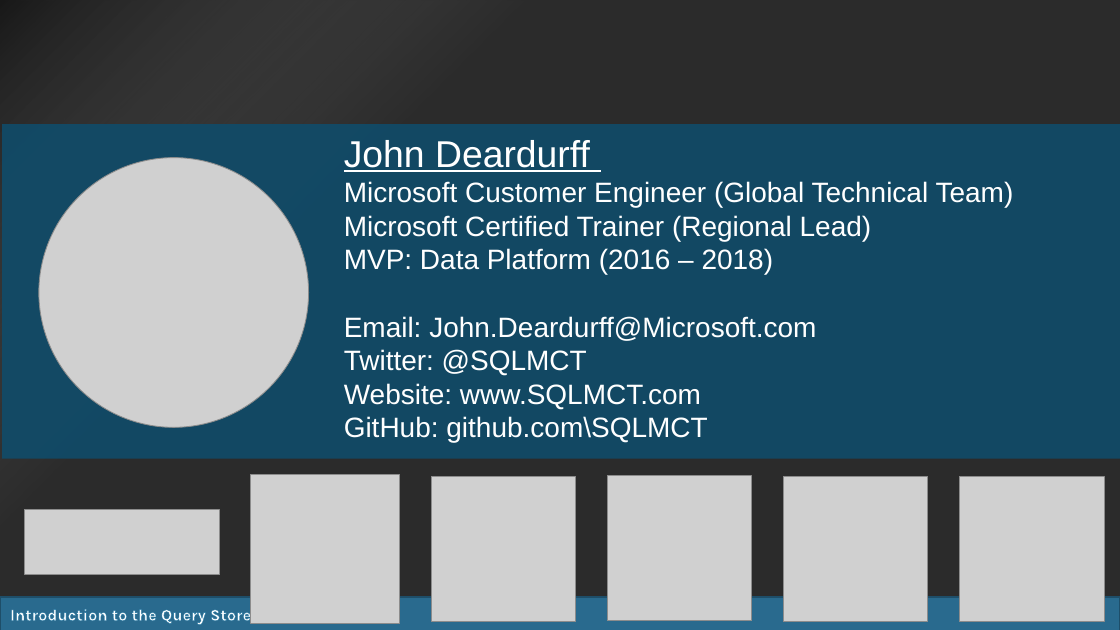
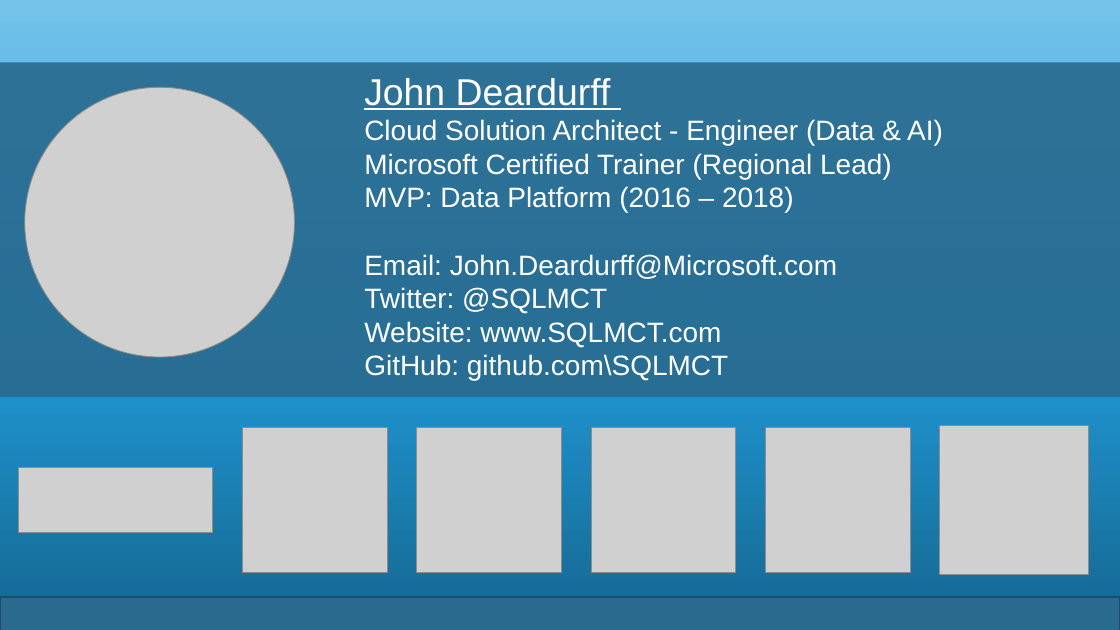
Before and after one commit to SQLMCT/SQL_Performance_Tuning, a slide deck: slide 2 of Custom_Delivery/PTO_Welcome_Email.pptx. Drawn at 1120x630 pixels with LibreOffice and Linux fonts; fonts in the diff are those of the drawing; grey boxes stand for pictures; background and template pictures are left out; a plain dark background stands for a picture behind light text. Boxes give left, top, right and bottom in pixels: in the first picture for what was removed or moved away, otherwise in the second. Text is boxed around its words. In the diff, an @@ line names an element or a change of style, - is before the commit and + after.

```diff
--- a/Custom_Delivery/PTO_Welcome_Email.pptx
+++ b/Custom_Delivery/PTO_Welcome_Email.pptx
@@ background picture (left out) to gradient #15668F to #219DDC to #75C3EA @@
@@ rectangle removed at (x1=0, y1=0, x2=844, y2=630) @@
@@ rectangle moved from (x1=2, y1=124, x2=1120, y2=459) to (x1=0, y1=62, x2=1120, y2=397) @@
@@ rectangle at (x1=0, y1=62, x2=1120, y2=397): fill #104C6A at 90% opacity to #296A8E at 90% opacity @@
@@ picture moved from (x1=39, y1=158, x2=308, y2=428) to (x1=24, y1=87, x2=294, y2=357) @@
@@ text "John Deardurff" moved from (x1=344, y1=140, x2=1014, y2=443) to (x1=364, y1=78, x2=943, y2=381) @@
@@ text at (x1=364, y1=119, x2=943, y2=145): text changed @@
-Microsoft Customer Engineer (Global Technical Team)
+Cloud Solution Architect - Engineer (Data & AI)
@@ picture added at (x1=243, y1=428, x2=387, y2=572) @@
@@ picture moved from (x1=431, y1=476, x2=576, y2=621) to (x1=417, y1=428, x2=561, y2=572) @@
@@ picture moved from (x1=607, y1=476, x2=752, y2=620) to (x1=592, y1=428, x2=736, y2=572) @@
@@ picture moved from (x1=783, y1=476, x2=928, y2=621) to (x1=765, y1=428, x2=910, y2=572) @@
@@ picture added at (x1=940, y1=426, x2=1089, y2=575) @@
@@ picture moved from (x1=24, y1=510, x2=219, y2=575) to (x1=18, y1=468, x2=213, y2=533) @@
@@ picture removed at (x1=251, y1=475, x2=400, y2=623) @@
@@ picture removed at (x1=960, y1=476, x2=1104, y2=621) @@
@@ text removed at (x1=10, y1=606, x2=251, y2=625) @@
-Introduction to the Query Store
```
Also in this commit, not shown: 3 other slides changed, 3 slides added.
